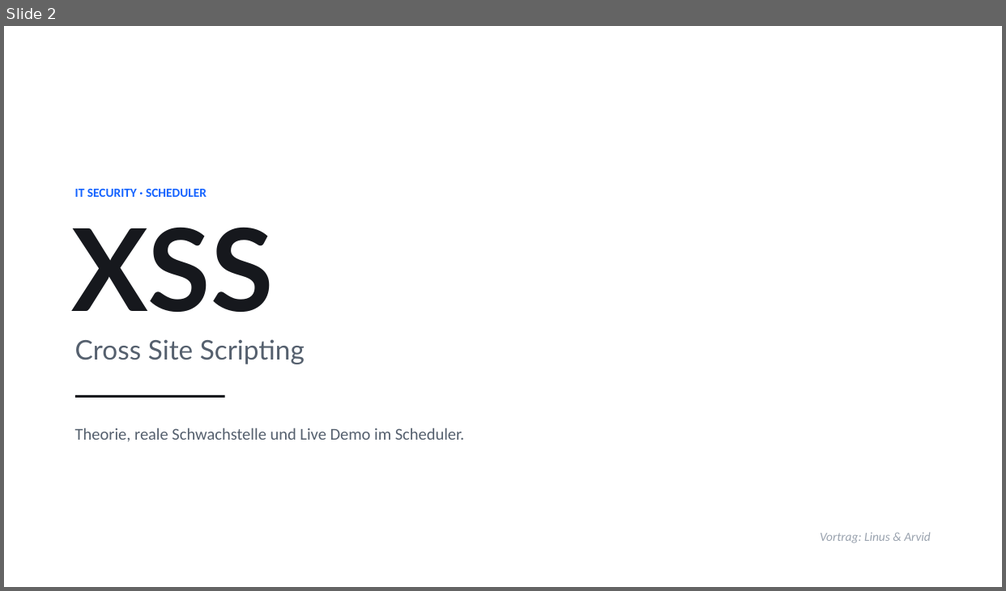
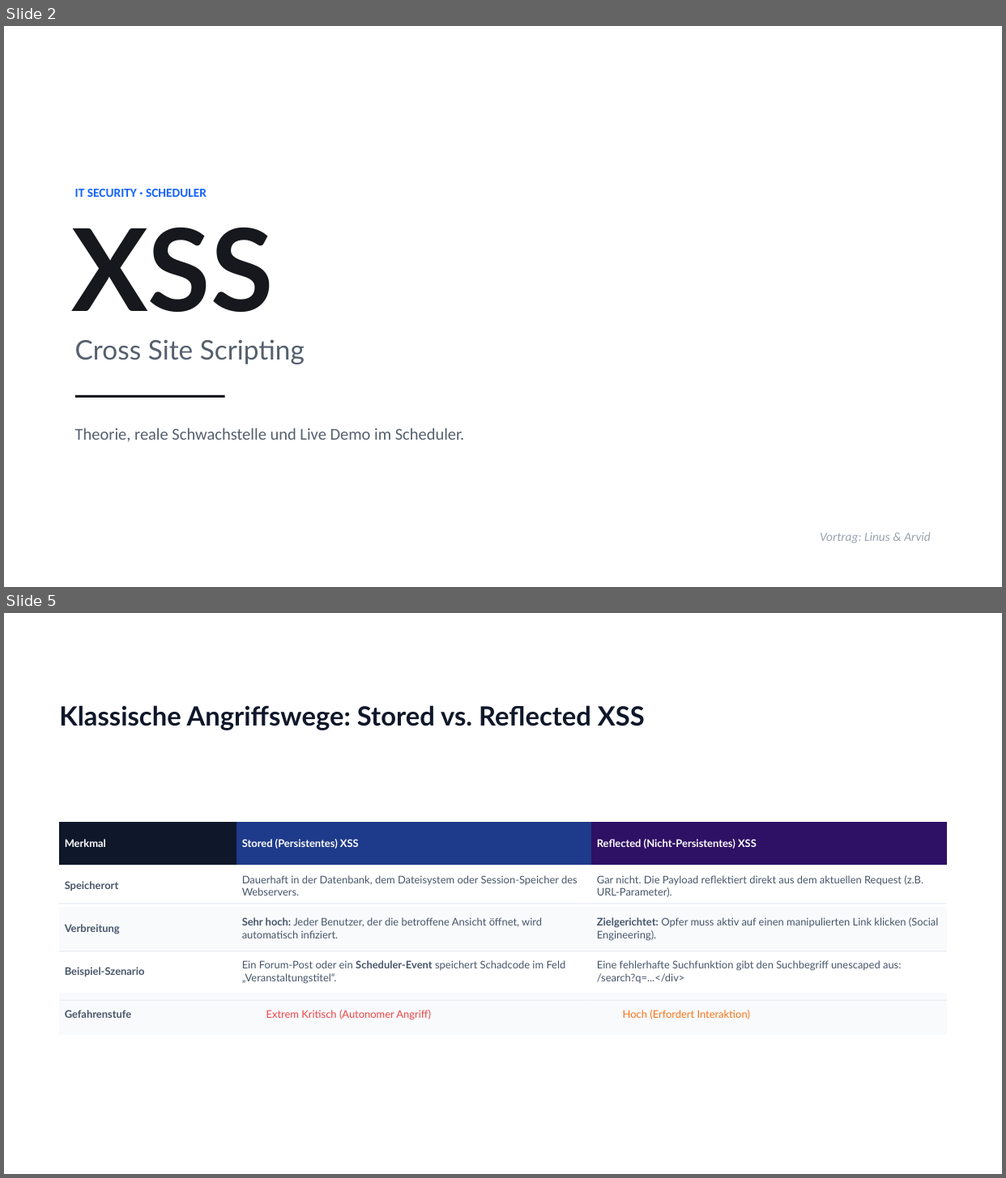
Before and after one commit to Tom-N-M/its-xss_and_cors, a slide deck: XSS-CORS-Praesentation.pptx. Shown one above the other, each under a label of ours: slide 2 before the commit, slides 2 and 5 after it; the slides between them are not shown. The pictures are 1006x591 and 1006x1178 pixels, drawn with LibreOffice and Linux fonts; fonts in the diff are those of the drawing; background and template pictures are left out. Boxes give left, top, right and bottom in pixels: in the first picture for what was removed or moved away, otherwise in the second. Text is boxed around its words. In the diff, an @@ line names an element or a change of style, - is before the commit and + after.

```diff
--- a/XSS-CORS-Praesentation.pptx
+++ b/XSS-CORS-Praesentation.pptx
@@ slide 5 added at (4,613,1002,1174), background #FFFFFF @@
@@ text added at (59,705,645,730), 25.5 pt, text #0F172A, bold @@
+Klassische Angriffswege: Stored vs. Reflected XSS
@@ table added at (59,822,947,1035), 5 rows, 3 columns @@
+Merkmal | Stored (Persistentes) XSS | Reflected (Nicht-Persistentes) XSS
+Speicherort | Dauerhaft in der Datenbank, dem Dateisystem oder Session-Speicher des Webservers. | Gar nicht. Die Payload reflektiert direkt aus dem aktuellen Request (z.B. URL-Parameter).
+Verbreitung | Sehr hoch: Jeder Benutzer, der die betroffene Ansicht öffnet, wird automatisch infiziert. | Zielgerichtet: Opfer muss aktiv auf einen manipulierten Link klicken (Social Engineering).
+Beispiel-Szenario | Ein Forum-Post oder ein Scheduler-Event speichert Schadcode im Feld „Veranstaltungstitel“. | Eine fehlerhafte Suchfunktion gibt den Suchbegriff unescaped aus: /search?q=...</div>
+Gefahrenstufe | Extrem Kritisch (Autonomer Angriff) | Hoch (Erfordert Interaktion)
@@ rectangle added at (59,904,236,905), fill #E2E8F0 @@
@@ rectangle added at (236,904,592,905), fill #E2E8F0 @@
@@ rectangle added at (592,904,947,905), fill #E2E8F0 @@
@@ rectangle added at (59,951,236,952), fill #E2E8F0 @@
@@ rectangle added at (236,951,592,952), fill #E2E8F0 @@
@@ rectangle added at (592,951,947,952), fill #E2E8F0 @@
@@ rectangle added at (59,1000,236,1001), fill #E2E8F0 @@
@@ rectangle added at (236,1000,592,1001), fill #E2E8F0 @@
@@ rectangle added at (592,1000,947,1001), fill #E2E8F0 @@
```
Also in this commit, not shown: 4 other slides added, 3 slides removed.
